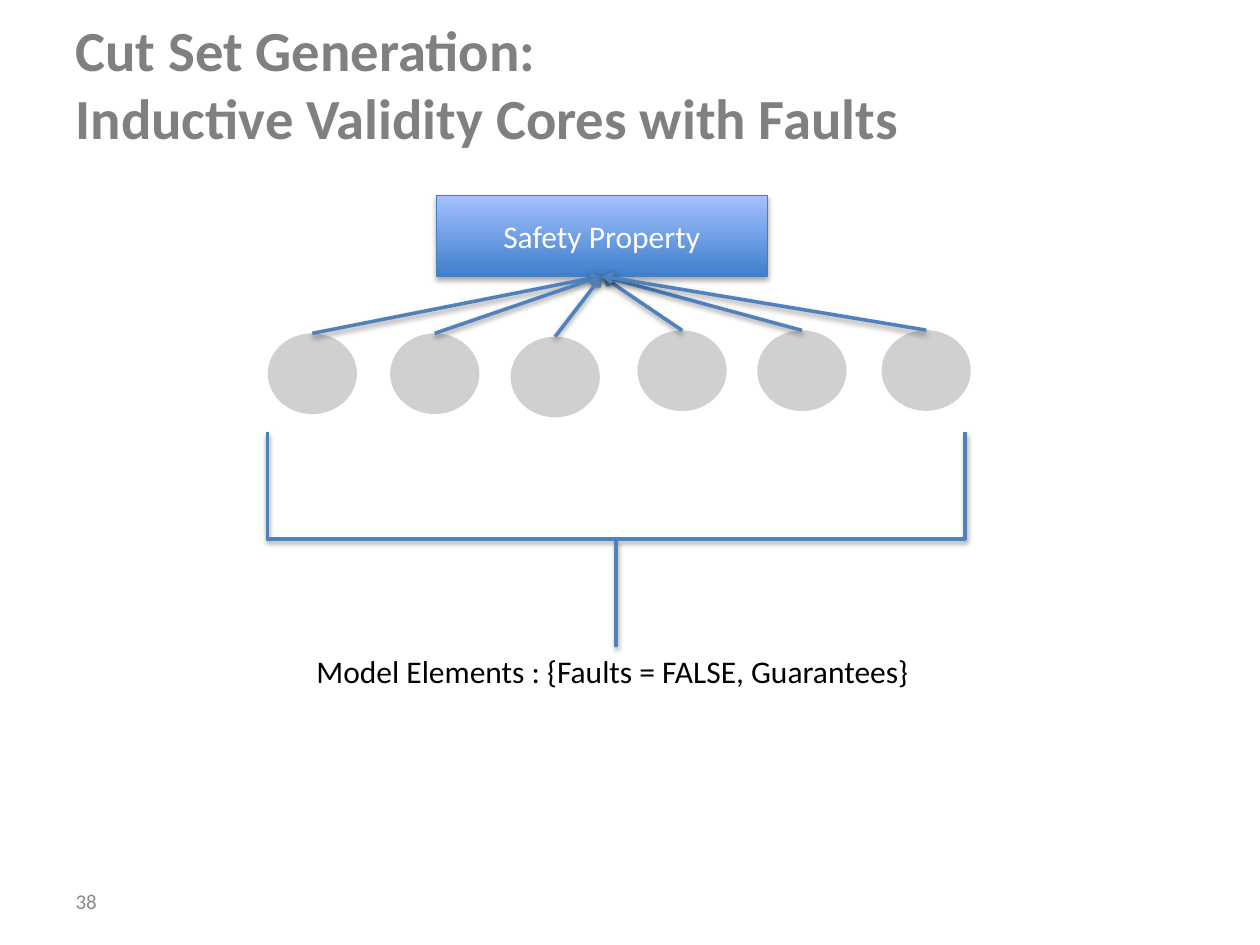
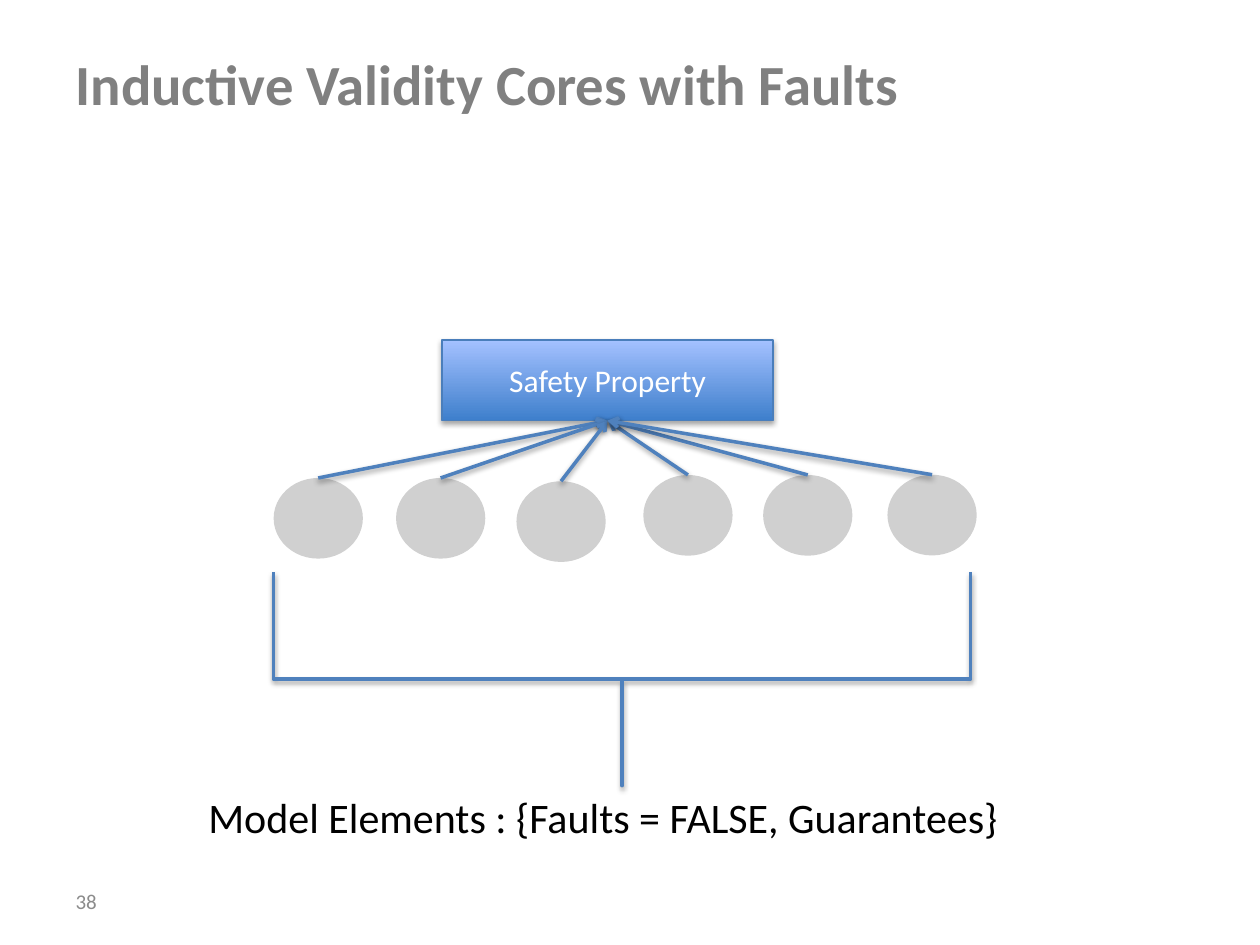
Before and after one commit to dkstewart/Presentations, a slide deck: slide 38 of nasa_year_end_review_2018.pptx. Drawn at 1260x945 pixels with LibreOffice and Linux fonts; fonts in the diff are those of the drawing; grey boxes stand for pictures. Boxes give left, top, right and bottom in pixels: in the first picture for what was removed or moved away, otherwise in the second. Text is boxed around its words. In the diff, an @@ line names an element or a change of style, - is before the commit and + after.

Commit message:
DS: Edits to slides.

```diff
--- a/nasa_year_end_review_2018.pptx
+++ b/nasa_year_end_review_2018.pptx
@@ title at (76,65,898,114): text changed @@
-Cut Set Generation:
-Inductive Validity Cores with Faults
+Inductive Validity Cores with Faults
@@ picture removed at (267,334,357,415) @@
@@ picture removed at (391,334,480,415) @@
@@ picture removed at (510,336,600,417) @@
@@ picture removed at (638,330,727,411) @@
@@ picture removed at (757,330,847,411) @@
@@ picture removed at (882,330,971,411) @@
@@ 6 arrows, 1 rectangle: place and size @@
-6 arrows, 1 rectangle at (312,195,926,336)
+6 arrows, 1 rectangle at (319,340,932,481)
@@ picture added at (273,478,363,558) @@
@@ picture added at (396,478,485,558) @@
@@ picture added at (644,475,733,556) @@
@@ picture added at (764,475,853,556) @@
@@ picture added at (887,475,976,556) @@
@@ picture added at (517,481,606,562) @@
@@ left brace: place and size @@
-left brace at (268,432,965,646)
+left brace at (274,571,971,786)
@@ text "Model Elements : {Faults = ...": place and size @@
-text "Model Elements : {Faults = ..." at (316,660,908,688)
+text "Model Elements : {Faults = ..." at (208,802,997,839)
@@ text "Model Elements : {Faults = ..." at (208,802,997,839): size 18 to 24 pt @@
```
Also in this commit, not shown: 7 other slides changed.
